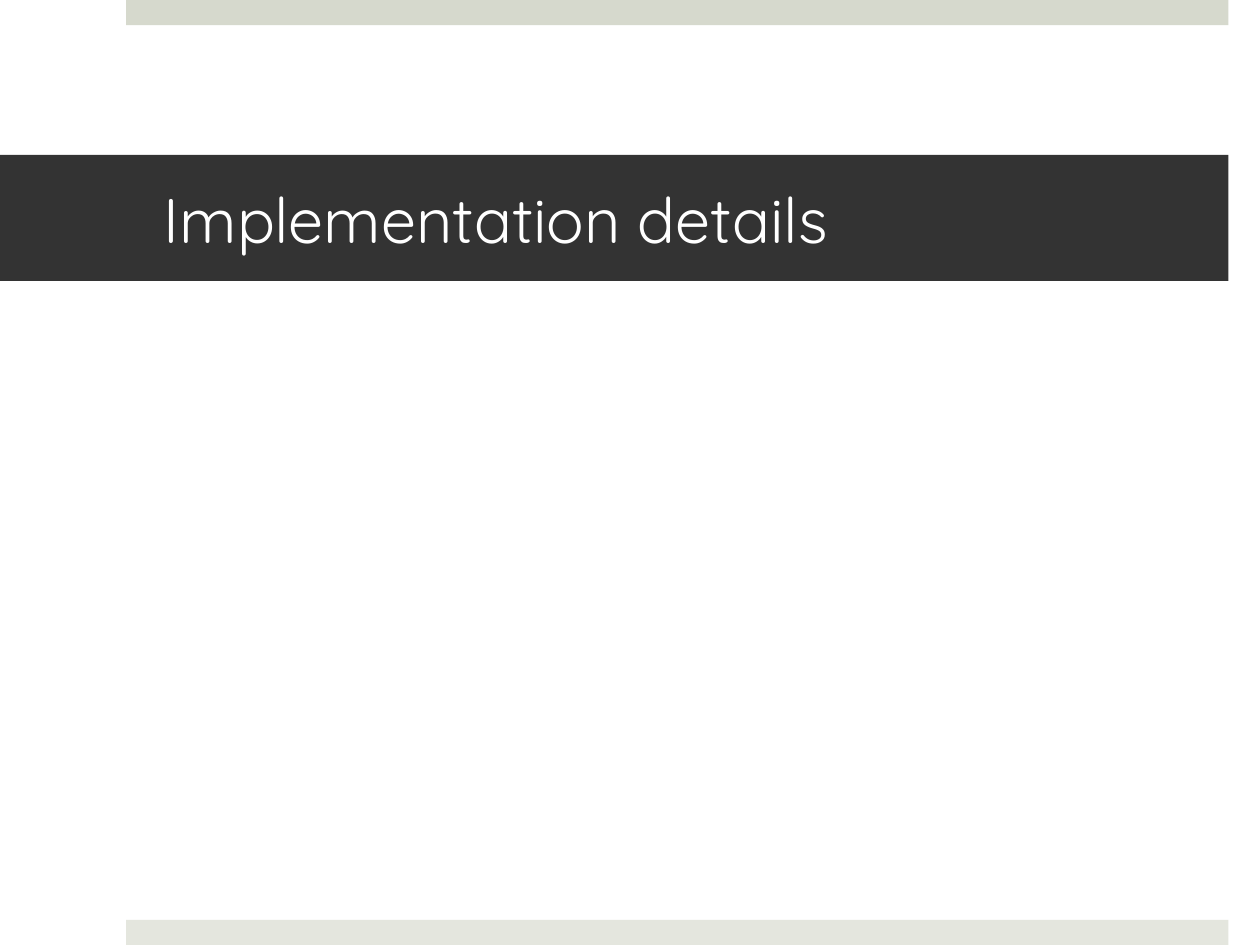
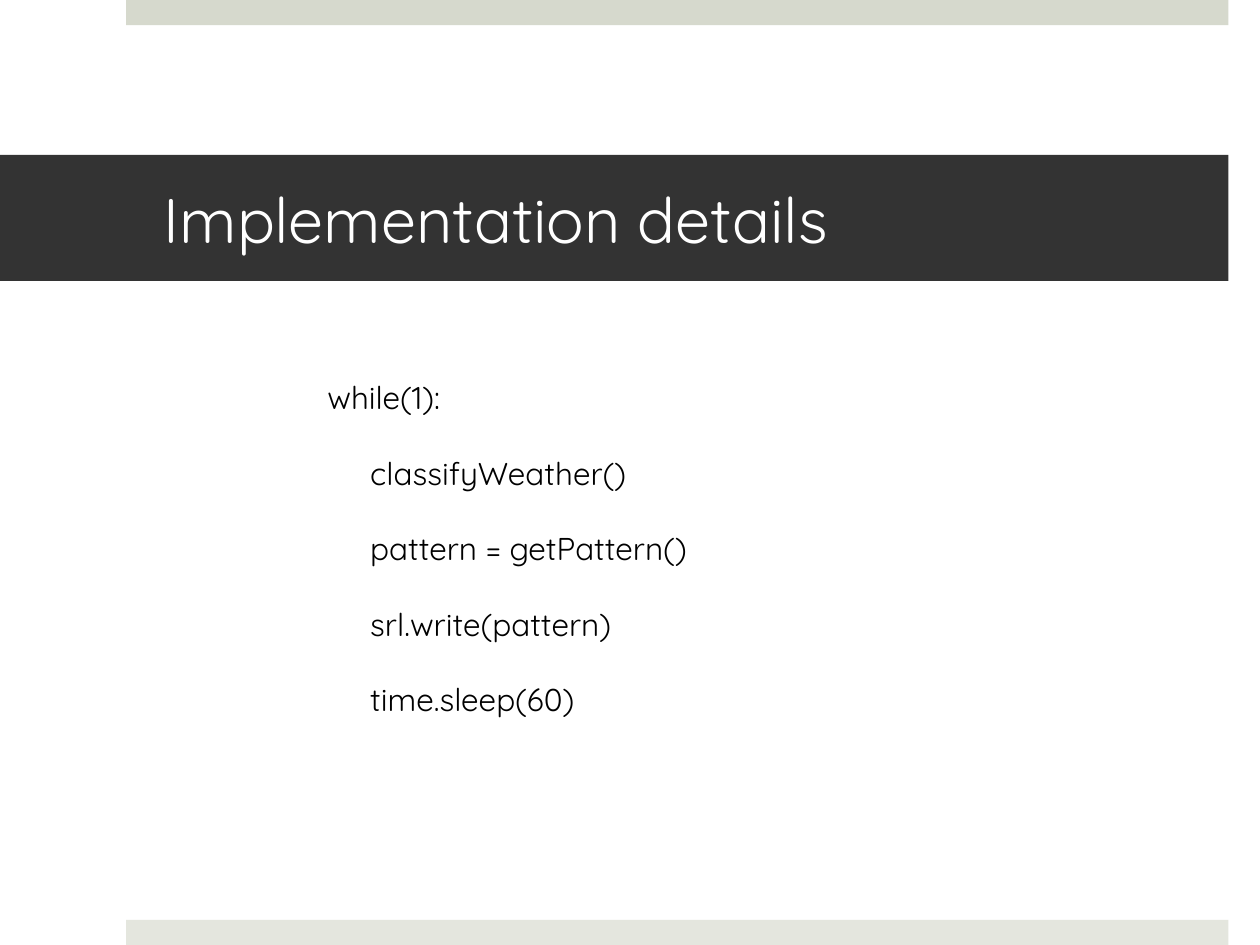
Before and after one commit to sasmita/QuantumLight, a slide deck: slide 8 of QL_Presentation1.pptx. Drawn at 1260x945 pixels with LibreOffice and Linux fonts; fonts in the diff are those of the drawing. Boxes give left, top, right and bottom in pixels: in the first picture for what was removed or moved away, otherwise in the second. Text is boxed around its words. In the diff, an @@ line names an element or a change of style, - is before the commit and + after.

```diff
--- a/QL_Presentation1.pptx
+++ b/QL_Presentation1.pptx
@@ text added at (327,385,687,718), 18 pt, text #000000 @@
+while(1):
+classifyWeather()
+pattern = getPattern()
+srl.write(pattern)
+time.sleep(60)
```
Also in this commit, not shown: 3 other slides changed.
